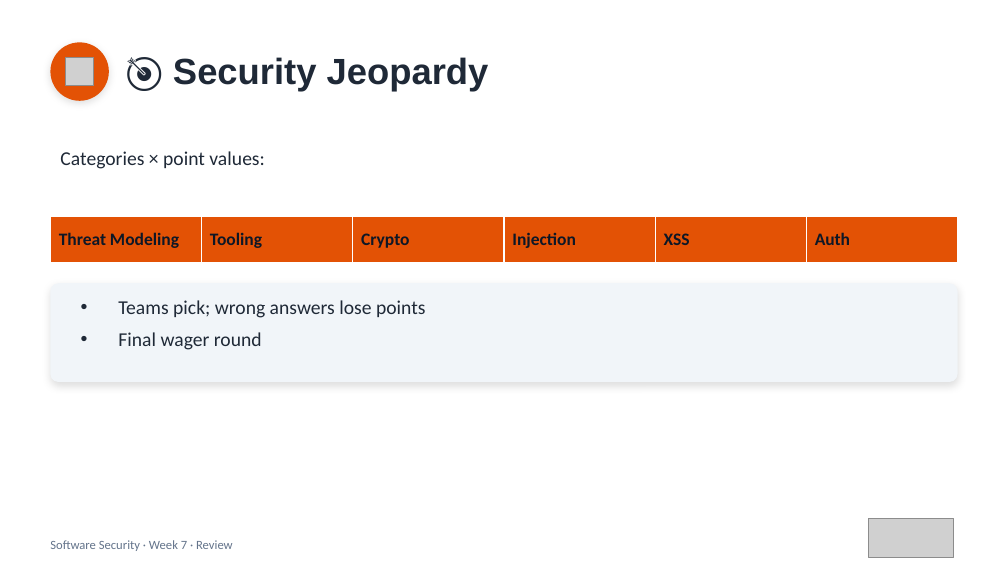
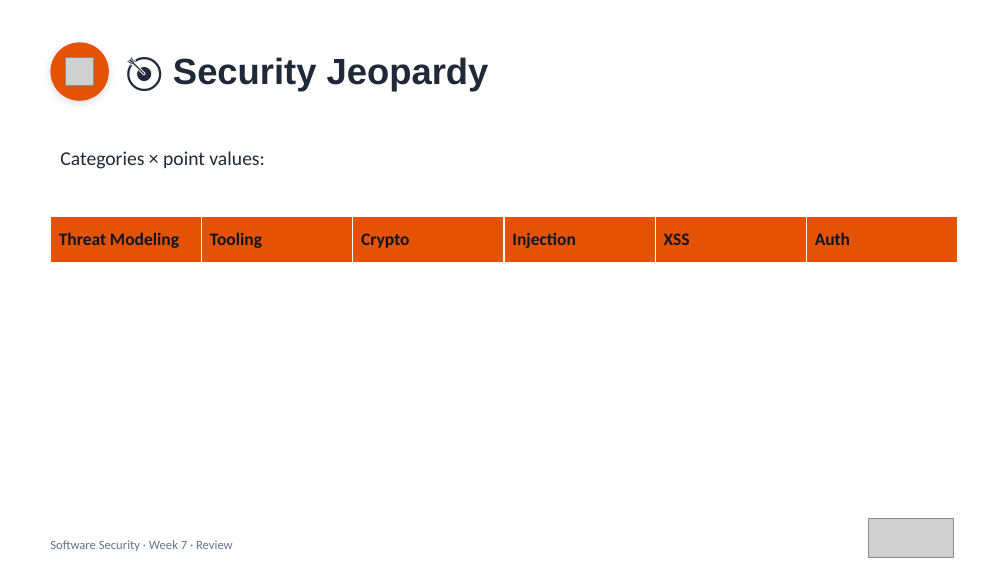
Before and after one commit to nutthakorn7/software-security, a slide deck: slide 4 of slides/pptx/week07.pptx. Drawn at 1008x567 pixels with LibreOffice and Linux fonts; fonts in the diff are those of the drawing; grey boxes stand for pictures. Boxes give left, top, right and bottom in pixels: in the first picture for what was removed or moved away, otherwise in the second. Text is boxed around its words. In the diff, an @@ line names an element or a change of style, - is before the commit and + after.

```diff
--- a/slides/pptx/week07.pptx
+++ b/slides/pptx/week07.pptx
@@ rounded rectangle removed at <box>50,283,958,382</box> @@
@@ text removed at <box>118,300,426,350</box> @@
-• Teams pick; wrong answers lose points
-• Final wager round
```
Also in this commit, not shown: 13 other files.
